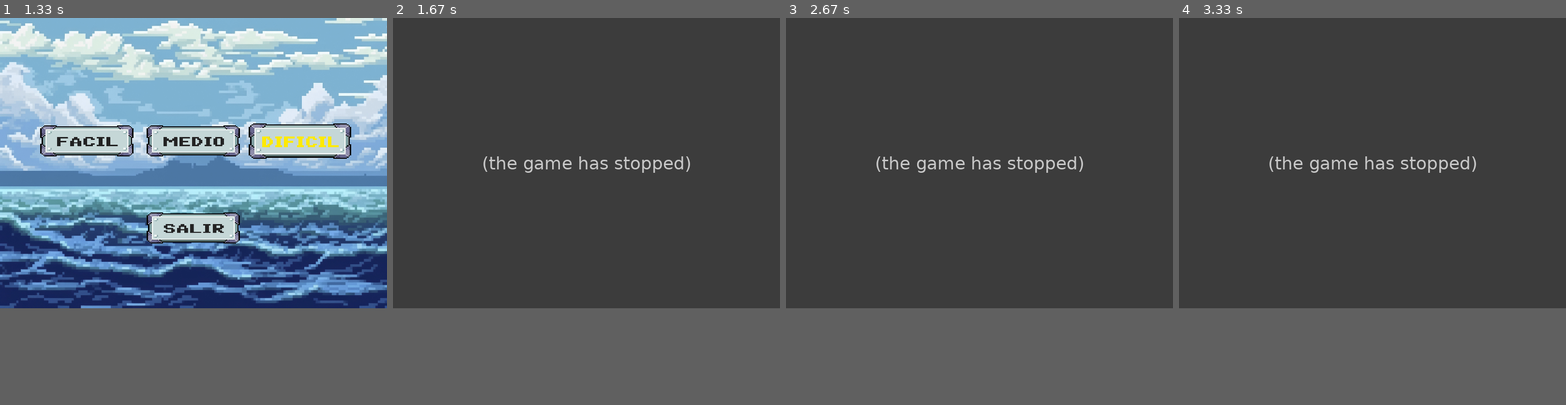
Above: before the commit, frames 1-4 (left to right).
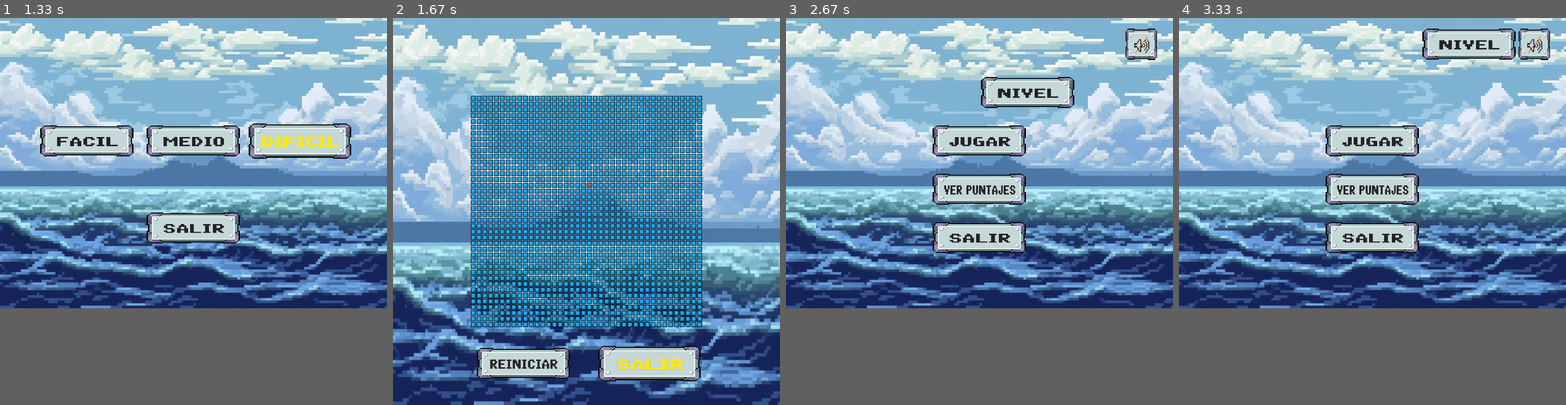
Above: after the commit, the same moments.

Repository: Dsniii/segundo_parcial
Game: pygame game, started from pygame/main.py
Same seed, same stepped clock (60 frames per second), same inputs: the game is played once before the commit and once after it.
Inputs (mouse positions are in pixels of both pictures, inside the frame that each line leads up to):
- Up to frame 1 (1.33 s): click (193, 91) at 0.4 s; click (317, 157) at 0.73 s; click (193, 180) at 1.2 s
- Up to frame 2 (1.67 s): no input
- Up to frame 3 (2.67 s): click (1041, 362) at 1.83 s; hold Right from 2.27 s (still down)
- Up to frame 4 (3.33 s): release Right at 2.77 s; hold Up 2.8-3.1 s; hold Right from 3.13 s (still down)
In our replay, in frame 2 the window is 800x600 before the commit and 800x800 after it. These sizes can differ from the game's own. Grey fills any space a smaller window leaves; there, only what the larger window draws over its background counts as a difference.

Frame 1 is identical in both runs. In frame 2, 98% of the frame differs, in the area x 0-100%, y 0-100%; in frame 3, 75%; in frame 4, 75%.
Error before the commit: TypeError: generar_nivel() missing 1 required positional argument: 'condicion_musica' (funci...; the game stopped at 1.43 s (later frames are placeholders)

Commit message:
23/06/2025 10:31 bombita desde la net

Diff:
--- a/pygame/funciones.py
+++ b/pygame/funciones.py
@@ -8,13 +8,13 @@
 def musica_ambiental (condicion):
 
     if condicion:
-        mixer.music.load('C:/Users/Matias/Desktop/segundo_parcial/pygame/recursos_musica/musica_ambiental.mp3')
+        mixer.music.load('C:/Users/dsni/Desktop/segundo_parcial/pygame/recursos_musica/musica_ambiental.mp3')
         mixer.music.set_volume(0.4)
         mixer.music.play(-1)
         mixer.music.play()
 
 def efecto_boton (condicion):
-    efecto_button = mixer.Sound('C:/Users/Matias/Desktop/segundo_parcial/pygame/recursos_musica/ruido_boton.mp3')
+    efecto_button = mixer.Sound('C:/Users/dsni/Desktop/segundo_parcial/pygame/recursos_musica/ruido_boton.mp3')
     efecto_button.set_volume(0.4)
     efecto_button.play()
 
@@ -26,49 +26,49 @@
     mixer.init()
 
     """
-    mixer.music.load('C:/Users/Matias/Desktop/segundo_parcial/pygame/recursos_musica/musica_ambiental.mp3')
+    mixer.music.load('C:/Users/dsni/Desktop/segundo_parcial/pygame/recursos_musica/musica_ambiental.mp3')
     mixer.music.set_volume(0.4)
     mixer.music.play(-1)
     """
     """
     #Efecto boton.
-    efecto_button = mixer.Sound('C:/Users/Matias/Desktop/segundo_parcial/pygame/recursos_musica/ruido_boton.mp3')
+    efecto_button = mixer.Sound('C:/Users/dsni/Desktop/segundo_parcial/pygame/recursos_musica/ruido_boton.mp3')
     efecto_button.set_volume(0.4)
     """
 
     # Cargar imágenes
-    imagen_fondo = pygame.image.load('C:/Users/Matias/Desktop/segundo_parcial/pygame/recursos_png/fondo_menu_png.png')
+    imagen_fondo = pygame.image.load('C:/Users/dsni/Desktop/segundo_parcial/pygame/recursos_png/fondo_menu_png.png')
     imagen_fondo = pygame.transform.scale(imagen_fondo, (800, 600))
 
-    button_nivel = pygame.image.load('C:/Users/Matias/Desktop/segundo_parcial/pygame/recursos_png/button_nivel_png.png')
+    button_nivel = pygame.image.load('C:/Users/dsni/Desktop/segundo_parcial/pygame/recursos_png/button_nivel_png.png')
     button_nivel = pygame.transform.scale(button_nivel, (200, 70))
-    button_nivel_presionado = pygame.image.load('C:/Users/Matias/Desktop/segundo_parcial/pygame/recursos_png/button_nivel_png_presionado.png')
+    button_nivel_presionado = pygame.image.load('C:/Users/dsni/Desktop/segundo_parcial/pygame/recursos_png/button_nivel_png_presionado.png')
     button_nivel_presionado = pygame.transform.scale(button_nivel_presionado, (200, 70))
 
-    button_jugar = pygame.image.load('C:/Users/Matias/Desktop/segundo_parcial/pygame/recursos_png/button_jugar_png.png')
+    button_jugar = pygame.image.load('C:/Users/dsni/Desktop/segundo_parcial/pygame/recursos_png/button_jugar_png.png')
     button_jugar = pygame.transform.scale(button_jugar, (200, 70))
-    button_jugar_presionado = pygame.image.load('C:/Users/Matias/Desktop/segundo_parcial/pygame/recursos_png/button_jugar_png_presionado.png')
+    button_jugar_presionado = pygame.image.load('C:/Users/dsni/Desktop/segundo_parcial/pygame/recursos_png/button_jugar_png_presionado.png')
     button_jugar_presionado = pygame.transform.scale(button_jugar_presionado, (200, 70))
 
-    button_ver_puntaje = pygame.image.load('C:/Users/Matias/Desktop/segundo_parcial/pygame/recursos_png/button_ver_puntajes_png.png')
+    button_ver_puntaje = pygame.image.load('C:/Users/dsni/Desktop/segundo_parcial/pygame/recursos_png/button_ver_puntajes_png.png')
     button_ver_puntaje = pygame.transform.scale(button_ver_puntaje, (200, 70))
-    button_ver_puntaje_presionado = pygame.image.load('C:/Users/Matias/Desktop/segundo_parcial/pygame/recursos_png/button_ver_puntajes_png_presionado.png')
+    button_ver_puntaje_presionado = pygame.image.load('C:/Users/dsni/Desktop/segundo_parcial/pygame/recursos_png/button_ver_puntajes_png_presionado.png')
     button_ver_puntaje_presionado = pygame.transform.scale(button_ver_puntaje_presionado, (200, 70))
 
-    button_salir = pygame.image.load('C:/Users/Matias/Desktop/segundo_parcial/pygame/recursos_png/button_salir_png.png')
+    button_salir = pygame.image.load('C:/Users/dsni/Desktop/segundo_parcial/pygame/recursos_png/button_salir_png.png')
     button_salir = pygame.transform.scale(button_salir, (200, 70))
-    button_salir_presionado = pygame.image.load('C:/Users/Matias/Desktop/segundo_parcial/pygame/recursos_png/button_salir_png_presionado.png')
+    button_salir_presionado = pygame.image.load('C:/Users/dsni/Desktop/segundo_parcial/pygame/recursos_png/button_salir_png_presionado.png')
     button_salir_presionado = pygame.transform.scale(button_salir_presionado, (200, 70))
 
-    button_musica_on = pygame.image.load('C:/Users/Matias/Desktop/segundo_parcial/pygame/recursos_png/button_musica_on_png.png')
+    button_musica_on = pygame.image.load('C:/Users/dsni/Desktop/segundo_parcial/pygame/recursos_png/button_musica_on_png.png')
     button_musica_on = pygame.transform.scale(button_musica_on, (70, 70))
-    button_musica_on_presionado = pygame.image.load('C:/Users/Matias/Desktop/segundo_parcial/pygame/recursos_png/button_musica_on_png_presionado.png')
+    button_musica_on_presionado = pygame.image.load('C:/Users/dsni/Desktop/segundo_parcial/pygame/recursos_png/button_musica_on_png_presionado.png')
     button_musica_on_presionado = pygame.transform.scale(button_musica_on_presionado, (70, 70))
 
 
-    button_musica_off = pygame.image.load('C:/Users/Matias/Desktop/segundo_parcial/pygame/recursos_png/button_musica_off_png.png')
+    button_musica_off = pygame.image.load('C:/Users/dsni/Desktop/segundo_parcial/pygame/recursos_png/button_musica_off_png.png')
     button_musica_off = pygame.transform.scale(button_musica_off, (70, 70))
-    button_musica_off_presionado = pygame.image.load('C:/Users/Matias/Desktop/segundo_parcial/pygame/recursos_png/button_musica_off_png_presionado.png')
+    button_musica_off_presionado = pygame.image.load('C:/Users/dsni/Desktop/segundo_parcial/pygame/recursos_png/button_musica_off_png_presionado.png')
     button_musica_off_presionado = pygame.transform.scale(button_musica_off_presionado, (70, 70))
 
     # Configuración de pantalla
@@ -236,33 +236,33 @@
 
     """
     #Efecto boton.
-    efecto_button = mixer.Sound('C:/Users/Matias/Desktop/segundo_parcial/pygame/recursos_musica/ruido_boton.mp3')
+    efecto_button = mixer.Sound('C:/Users/dsni/Desktop/segundo_parcial/pygame/recursos_musica/ruido_boton.mp3')
     efecto_button.set_volume(0.4)
     """
 
 
     # Cargar imágenes
-    imagen_fondo = pygame.image.load('C:/Users/Matias/Desktop/segundo_parcial/pygame/recursos_png/fondo_menu_png.png')
+    imagen_fondo = pygame.image.load('C:/Users/dsni/Desktop/segundo_parcial/pygame/recursos_png/fondo_menu_png.png')
     imagen_fondo = pygame.transform.scale(imagen_fondo, (800, 600))
 
-    button_nivel_facil = pygame.image.load('C:/Users/Matias/Desktop/segundo_parcial/pygame/recursos_png/button_facil_png.png')
+    button_nivel_facil = pygame.image.load('C:/Users/dsni/Desktop/segundo_parcial/pygame/recursos_png/button_facil_png.png')
     button_nivel_facil = pygame.transform.scale(button_nivel_facil, (200, 70))
-    button_nivel_facil_presionado = pygame.image.load('C:/Users/Matias/Desktop/segundo_parcial/pygame/recursos_png/button_facil_png_presionado.png')
+    button_nivel_facil_presionado = pygame.image.load('C:/Users/dsni/Desktop/segundo_parcial/pygame/recursos_png/button_facil_png_presionado.png')
     button_nivel_facil_presionado = pygame.transform.scale(button_nivel_facil_presionado, (200, 70))
 
-    button_nivel_medio = pygame.image.load('C:/Users/Matias/Desktop/segundo_parcial/pygame/recursos_png/button_medio_png.png')
+    button_nivel_medio = pygame.image.load('C:/Users/dsni/Desktop/segundo_parcial/pygame/recursos_png/button_medio_png.png')
     button_nivel_medio = pygame.transform.scale(button_nivel_medio, (200, 70))
-    button_nivel_medio_presionado = pygame.image.load('C:/Users/Matias/Desktop/segundo_parcial/pygame/recursos_png/button_medio_png_presionado.png')
+    button_nivel_medio_presionado = pygame.image.load('C:/Users/dsni/Desktop/segundo_parcial/pygame/recursos_png/button_medio_png_presionado.png')
     button_nivel_medio_presionado = pygame.transform.scale(button_nivel_medio_presionado, (200, 70))
 
-    button_nivel_dificil = pygame.image.load('C:/Users/Matias/Desktop/segundo_parcial/pygame/recursos_png/button_dificil_png.png')
+    button_nivel_dificil = pygame.image.load('C:/Users/dsni/Desktop/segundo_parcial/pygame/recursos_png/button_dificil_png.png')
     button_nivel_dificil = pygame.transform.scale(button_nivel_dificil, (200, 70))
-    button_nivel_dificil_presionado = pygame.image.load('C:/Users/Matias/Desktop/segundo_parcial/pygame/recursos_png/button_dificil_png_presionado.png')
+    button_nivel_dificil_presionado = pygame.image.load('C:/Users/dsni/Desktop/segundo_parcial/pygame/recursos_png/button_dificil_png_presionado.png')
     button_nivel_dificil_presionado = pygame.transform.scale(button_nivel_dificil_presionado, (200, 70))
 
-    button_salir = pygame.image.load('C:/Users/Matias/Desktop/segundo_parcial/pygame/recursos_png/button_salir_png.png')
+    button_salir = pygame.image.load('C:/Users/dsni/Desktop/segundo_parcial/pygame/recursos_png/button_salir_png.png')
     button_salir = pygame.transform.scale(button_salir, (200, 70))
-    button_salir_presionado = pygame.image.load('C:/Users/Matias/Desktop/segundo_parcial/pygame/recursos_png/button_salir_png_presionado.png')
+    button_salir_presionado = pygame.image.load('C:/Users/dsni/Desktop/segundo_parcial/pygame/recursos_png/button_salir_png_presionado.png')
     button_salir_presionado = pygame.transform.scale(button_salir_presionado, (200, 70))
 
 
@@ -312,7 +312,7 @@
 
                         efecto_boton(condicion_musica)
                         time.sleep(0.5)
-                        generar_nivel(1)
+                        generar_nivel(1, condicion_musica)
 
 
             else:
@@ -327,7 +327,7 @@
 
                         efecto_boton(condicion_musica)
                         time.sleep(0.5)
-                        generar_nivel(2)
+                        generar_nivel(2, condicion_musica)
 
             else:
                 PANTALLA.blit(button_nivel_medio, rectangulo_vertical2)
@@ -341,7 +341,7 @@
 
                         efecto_boton(condicion_musica)
                         time.sleep(0.5)
-                        generar_nivel(3)
+                        generar_nivel(3, condicion_musica)
 
             else:
                 PANTALLA.blit(button_nivel_dificil, rectangulo_vertical3)
@@ -373,21 +373,21 @@
 
     """
     #Efecto boton.
-    efecto_button = mixer.Sound('C:/Users/Matias/Desktop/recursos_musica/ruido_boton.mp3')
+    efecto_button = mixer.Sound('C:/Users/dsni/Desktop/recursos_musica/ruido_boton.mp3')
     efecto_button.set_volume(0.4)
     """
 
     # Cargar imágenes
-    imagen_fondo = pygame.image.load('C:/Users/Matias/Desktop/recursos_png/fondo_menu_png.png')
+    imagen_fondo = pygame.image.load('C:/Users/dsni/Desktop/recursos_png/fondo_menu_png.png')
     imagen_fondo = pygame.transform.scale(imagen_fondo, (800, 600))
 
-    lista_puntaje = pygame.image.load('C:/Users/Matias/Desktop/recursos_png/lista_ver_puntaje_png.png')
+    lista_puntaje = pygame.image.load('C:/Users/dsni/Desktop/recursos_png/lista_ver_puntaje_png.png')
     lista_puntaje = pygame.transform.scale(lista_puntaje, (500, 400))
 
 
-    button_salir = pygame.image.load('C:/Users/Matias/Desktop/recursos_png/button_salir_png.png')
+    button_salir = pygame.image.load('C:/Users/dsni/Desktop/recursos_png/button_salir_png.png')
     button_salir = pygame.transform.scale(button_salir, (200, 70))
-    button_salir_presionado = pygame.image.load('C:/Users/Matias/Desktop/recursos_png/button_salir_png_presionado.png')
+    button_salir_presionado = pygame.image.load('C:/Users/dsni/Desktop/recursos_png/button_salir_png_presionado.png')
     button_salir_presionado = pygame.transform.scale(button_salir_presionado, (200, 70))
 
 
@@ -443,26 +443,26 @@
     pygame.init()
     mixer.init()
 
-    mixer.music.load('C:/Users/Matias/Desktop/segundo_parcial/pygame/recursos_musica/musica_jugando.mp3')
+    mixer.music.load('C:/Users/dsni/Desktop/segundo_parcial/pygame/recursos_musica/musica_jugando.mp3')
     mixer.music.set_volume(0.4)  # Empieza en silencio
     mixer.music.play(-1)  # Reproduce en bucle con un fade-in de 1 segundo
     if condicion_musica:
         mixer.music.play()
 
-    efecto_agua_fallo = mixer.Sound('C:/Users/Matias/Desktop/segundo_parcial/pygame/recursos_musica/ruido_agua_fallo.mp3')
+    efecto_agua_fallo = mixer.Sound('C:/Users/dsni/Desktop/segundo_parcial/pygame/recursos_musica/ruido_agua_fallo.mp3')
     efecto_agua_fallo.set_volume(0.4)
 
-    efecto_golpe_barco = mixer.Sound('C:/Users/Matias/Desktop/segundo_parcial/pygame/recursos_musica/ruido_golpe_barco.mp3')
+    efecto_golpe_barco = mixer.Sound('C:/Users/dsni/Desktop/segundo_parcial/pygame/recursos_musica/ruido_golpe_barco.mp3')
     efecto_golpe_barco.set_volume(0.4)
 
-    button_salir = pygame.image.load('C:/Users/Matias/Desktop/segundo_parcial/pygame/recursos_png/button_salir_png.png')
+    button_salir = pygame.image.load('C:/Users/dsni/Desktop/segundo_parcial/pygame/recursos_png/button_salir_png.png')
     button_salir = pygame.transform.scale(button_salir, (200, 70))
-    button_salir_presionado = pygame.image.load('C:/Users/Matias/Desktop/segundo_parcial/pygame/recursos_png/button_salir_png_presionado.png')
+    button_salir_presionado = pygame.image.load('C:/Users/dsni/Desktop/segundo_parcial/pygame/recursos_png/button_salir_png_presionado.png')
     button_salir_presionado = pygame.transform.scale(button_salir_presionado, (200, 70))
 
-    button_reiniciar = pygame.image.load('C:/Users/Matias/Desktop/segundo_parcial/pygame/recursos_png/button_reiniciar_png.png')
+    button_reiniciar = pygame.image.load('C:/Users/dsni/Desktop/segundo_parcial/pygame/recursos_png/button_reiniciar_png.png')
     button_reiniciar = pygame.transform.scale(button_reiniciar, (200, 70))
-    button_reiniciar_presionado = pygame.image.load('C:/Users/Matias/Desktop/segundo_parcial/pygame/recursos_png/button_reiniciar_png_presionado.png')
+    button_reiniciar_presionado = pygame.image.load('C:/Users/dsni/Desktop/segundo_parcial/pygame/recursos_png/button_reiniciar_png_presionado.png')
     button_reiniciar_presionado = pygame.transform.scale(button_reiniciar_presionado, (200, 70))
 
     rectangulo_vertical4 = button_salir.get_rect(x=430, y=680)
@@ -575,15 +575,21 @@
                     if condicion:
                         if (fila,columna) in coordenadas_barcos:
                             matriz_jugador[fila][columna] = matriz_jugador[fila][columna] + 1
-                            print("Barco hundido")
-
-                            verificar_barcos_hundidos(matriz_jugador, coordenadas_barcos)
+                            print("Barco golpeado")
+
+                            condicion_hundimiento = verificar_hundidos(matriz_jugador, posiciones_barcos)
+
+                            if condicion_hundimiento:
+                                print("Barco hundido")
 
                             coordenadas_y_recoridas.append((fila,columna))
 
-
-
-                        if condicion_musica:
+                            condicion_efecto = True
+                        else:
+                            condicion_efecto = False
+
+
+                        if condicion_musica and condicion_efecto:
                             efecto_golpe_barco.play()
 
 
@@ -639,37 +645,8 @@
 
             pygame.display.flip()
 
-def verificar_barcos_hundidos(matriz_jugador, coordenadas_barcos):
-    """
-    Verifica si todos los barcos han sido hundidos y si finalizar el juego.
-    Args:
-        matriz_jugador: Matriz del jugador con los disparos realizados.
-        matriz_barcos: Matriz original con la ubicación de los barcos.
-    Returns:
-        True si todos los barcos están hundidos, False en caso contrario.
-    """
-    for fila in range(len(matriz_barcos)):
-        for col in range(len(matriz_barcos[0])):
-            if matriz_barcos[fila][col] == 1 and matriz_jugador[fila][col] != 1:
-                return False
-    return True
-
-def verificar_hundido_nombres(matriz_disparos, barcos_info):
-    """
-    barcos_info = {
-        'destructor1': {'posiciones': [(1,2), (1,3)], 'hundido': False},
-        'submarino1': {'posiciones': [(2,5)], 'hundido': False}
-    }
-    """
-    hundidos = []
-
-    for nombre, info in barcos_info.items():
-        if not info['hundido']:
-            if all(matriz_disparos[f][c] == 1 for f, c in info['posiciones']):
-                info['hundido'] = True
-                hundidos.append(nombre)
-
-    return hundidos
+
+
 
 def obtener_celda_click(x, y, filas, columnas, ancho_casilla, margen, offset_x, offset_y):
     """
@@ -705,9 +682,9 @@
 def dibujar_tablero(matriz, filas, columnas, area_ancho, area_alto, pantalla):
     """Dibuja el tablero con imágenes en lugar de colores"""
     # Cargar las imágenes (hazlo una vez al inicio del juego)
-    agua_img = pygame.image.load('C:/Users/Matias/Desktop/segundo_parcial/pygame/recursos_png/agua_nivel_png.png')
-    barco_img = pygame.image.load('C:/Users/Matias/Desktop/segundo_parcial/pygame/recursos_png/barco_golpeado_png.png')
-    fallo_img = pygame.image.load('C:/Users/Matias/Desktop/segundo_parcial/pygame/recursos_png/agua_nivel_fallo_png.png')
+    agua_img = pygame.image.load('C:/Users/dsni/Desktop/segundo_parcial/pygame/recursos_png/agua_nivel_png.png')
+    barco_img = pygame.image.load('C:/Users/dsni/Desktop/segundo_parcial/pygame/recursos_png/barco_golpeado_png.png')
+    fallo_img = pygame.image.load('C:/Users/dsni/Desktop/segundo_parcial/pygame/recursos_png/agua_nivel_fallo_png.png')
 
     # Escalar las imágenes al tamaño de las celdas
     margen = 2
@@ -776,93 +753,7 @@
     return matriz
 
 
-"""
-def colocar_barcos(matriz, dificultad):
-
-    Coloca barcos en la matriz según la dificultad:
-    1 = Fácil (cantidad normal)
-    2 = Medio (doble cantidad)
-    3 = Difícil (triple cantidad)
-    Los barcos no se tocarán entre sí (incluyendo diagonales)
-
-    filas = len(matriz)
-    columnas = len(matriz[0])
-
-    # Definición de barcos
-    barcos_base = [
-        {'nombre': 'submarino', 'tamaño': 1, 'cantidad': 4},
-        {'nombre': 'destructor', 'tamaño': 2, 'cantidad': 3},
-        {'nombre': 'crucero', 'tamaño': 3, 'cantidad': 2},
-        {'nombre': 'acorazado', 'tamaño': 4, 'cantidad': 1}
-    ]
-
-    # Ajustar cantidad según dificultad
-    multiplicador = 1
-    if dificultad == 2:
-        multiplicador = 2
-    elif dificultad == 3:
-        multiplicador = 3
-
-    barcos = []
-    for barco in barcos_base:
-        barcos.extend([barco['tamaño']] * (barco['cantidad'] * multiplicador))
-
-    # Ordenar de mayor a menor para mejor colocación
-    barcos.sort(reverse=True)
-
-    for tamaño in barcos:
-        colocado = False
-        intentos = 0
-
-        while not colocado and intentos < 100:
-            intentos += 1
-            horizontal = random.choice([True, False])
-
-            if horizontal:
-                fila = random.randint(0, filas - 1)
-                col_inicio = random.randint(0, columnas - tamaño)
-                col_fin = col_inicio + tamaño
-
-                # Verificar área alrededor del barco (incluyendo 1 casilla de buffer)
-                espacio_libre = True
-                for col in range(max(0, col_inicio-1), min(columnas, col_fin+1)):
-                    for f in range(max(0, fila-1), min(filas, fila+2)):
-                        if matriz[f][col] != 0:
-                            espacio_libre = False
-                            break
-                    if not espacio_libre:
-                        break
-
-                if espacio_libre:
-                    # Colocar barco
-                    for col in range(col_inicio, col_fin):
-                        matriz[fila][col] = 1
-                    colocado = True
-            else:
-                col = random.randint(0, columnas - 1)
-                fila_inicio = random.randint(0, filas - tamaño)
-                fila_fin = fila_inicio + tamaño
-
-                # Verificar área alrededor del barco (incluyendo 1 casilla de buffer)
-                espacio_libre = True
-                for fila in range(max(0, fila_inicio-1), min(filas, fila_fin+1)):
-                    for c in range(max(0, col-1), min(columnas, col+2)):
-                        if matriz[fila][c] != 0:
-                            espacio_libre = False
-                            break
-                    if not espacio_libre:
-                        break
-
-                if espacio_libre:
-                    # Colocar barco
-                    for fila in range(fila_inicio, fila_fin):
-                        matriz[fila][col] = 1
-                    colocado = True
-
-
-    return matriz
-
-"""
+
 
 def colocar_barcos(matriz, dificultad):
     """
@@ -963,3 +854,31 @@
                 posiciones_barcos[nombre].append(posiciones_barco_actual)
 
     return matriz, posiciones_barcos
+
+def verificar_hundidos(matriz_disparos, posiciones_barcos):
+    """
+    Verifica qué barcos han sido completamente hundidos
+
+    Args:
+        matriz_disparos: Matriz con 0 (no disparado), 1 (impacto), 2 (fallo)
+        posiciones_barcos: Diccionario de barcos y sus posiciones
+                         {'submarino': [[(f1,c1)], [(f2,c2)], ...],
+                          'destructor': [[(f3,c3), (f4,c4)], ...]}
+
+    Returns:
+        Lista de tuplas con (nombre_barco, posiciones) de barcos recién hundidos
+    """
+    #hundidos = []
+    condicion_hundidos = False
+
+
+    for nombre_barco, lista_barcos in posiciones_barcos.items():
+        # Hacemos una copia para poder modificar la lista mientras iteramos
+        for barco in list(lista_barcos):
+            # Verificamos si todas las posiciones del barco fueron impactadas
+            if all(matriz_disparos[f][c] == 1 for f, c in barco):
+                #hundidos.append((nombre_barco, barco))
+                condicion_hundidos = True
+                lista_barcos.remove(barco)  # Eliminar el barco hundido
+
+    return condicion_hundidos
